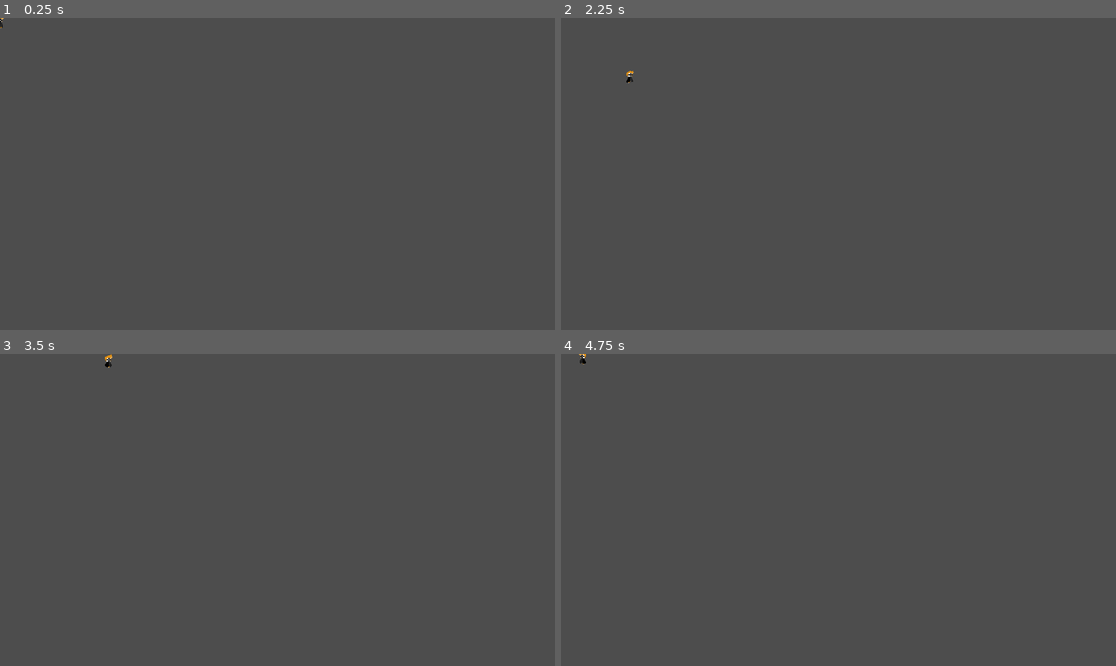
Above: before the commit, frames 1-4 (two rows, left to right).
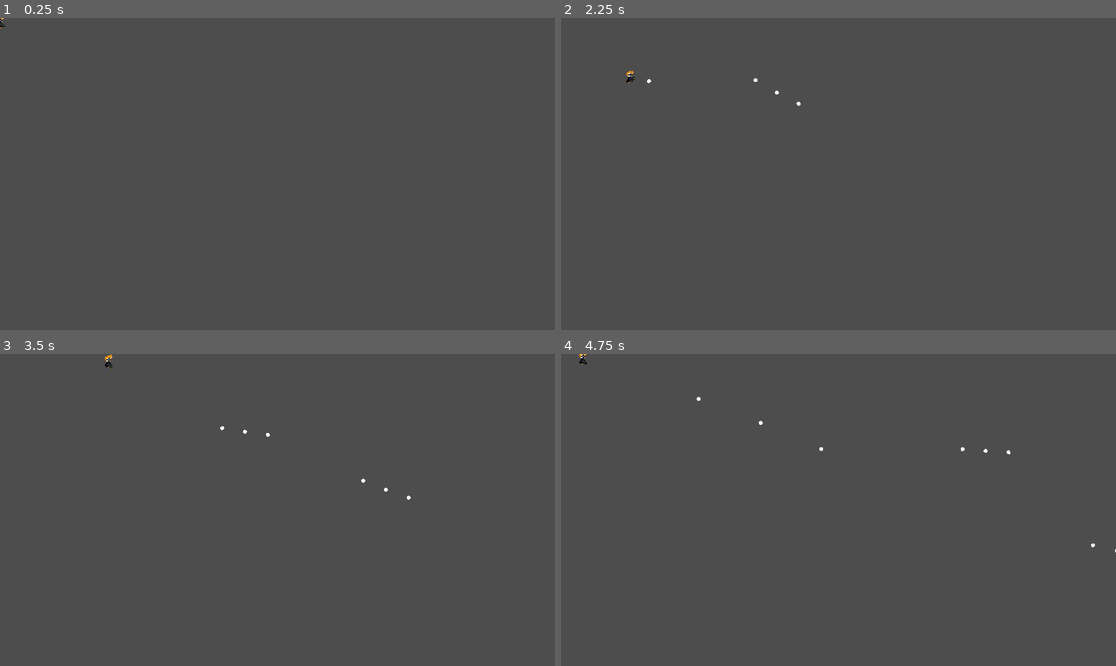
Above: after the commit, the same moments.

Repository: wn-10/GodotDocsStudy
Game: Godot game, scene res://level/scene/main_level.tscn
Two runs of this game, one before a commit and one after it. Both use one fixed random seed, a clock stepped at 60 frames per second and the inputs below.
Inputs (mouse positions are in pixels of both pictures, inside the frame that each line leads up to):
- Up to frame 1 (0.25 s): no input
- Up to frame 2 (2.25 s): tap Enter at 0.5 s; move the mouse to (960, 158) at 0.52 s; press the mouse at (960, 158) at 0.53 s; hold D (move_right) 0.53-1.28 s; move the mouse to (727, 189) at 1.27 s; release the mouse at (727, 189) at 1.28 s; hold S (move_down) 1.28-2.03 s; click (727, 189) at 1.35 s; move the mouse to (894, 105) at 2.02 s; press the mouse at (894, 105) at 2.03 s; hold D (move_right) from 2.03 s (still down)
- Up to frame 3 (3.5 s): move the mouse to (249, 572) at 2.77 s; release D (move_right) at 2.78 s; release the mouse at (249, 572) at 2.78 s; hold W (move_up) from 2.78 s (still down); click (249, 572) at 2.85 s
- Up to frame 4 (4.75 s): move the mouse to (1005, 556) at 3.52 s; release W (move_up) at 3.53 s; press the mouse at (1005, 556) at 3.53 s; hold A (move_left) from 3.53 s (still down); move the mouse to (672, 463) at 4.27 s; release the mouse at (672, 463) at 4.28 s; click (672, 463) at 4.35 s

The runs differ from the first frame. In frame 1, less than 0.1% of the frame differs, in the area x 0-2%, y 1-3%; in frame 2, less than 0.1%; in frame 3, less than 0.1%; in frame 4, less than 0.1%, in the area x 3-100%, y 0-64%.

Commit message:
添加枪和子弹

Diff:
--- /dev/null
+++ b/1_2d_roguelike/entities/scene/bullet/bullet.tscn
@@ -0,0 +1,18 @@
+[gd_scene load_steps=4 format=3 uid="uid://c4jna0mtotth0"]
+
+[ext_resource type="Texture2D" uid="uid://crkj6peq6haph" path="res://sprites/bullet.png" id="1_rdrg0"]
+[ext_resource type="Script" uid="uid://bomhk4ro7c48m" path="res://entities/script/bullet/bullet.gd" id="1_uvq35"]
+
+[sub_resource type="CircleShape2D" id="CircleShape2D_uvq35"]
+radius = 4.1231055
+
+[node name="Area2D" type="Area2D"]
+script = ExtResource("1_uvq35")
+
+[node name="Bullet" type="Sprite2D" parent="."]
+texture = ExtResource("1_rdrg0")
+
+[node name="CollisionShape2D" type="CollisionShape2D" parent="."]
+shape = SubResource("CircleShape2D_uvq35")
+
+[connection signal="body_entered" from="." to="." method="_on_body_entered"]
--- a/1_2d_roguelike/entities/scene/player/player.tscn
+++ b/1_2d_roguelike/entities/scene/player/player.tscn
@@ -1,7 +1,8 @@
-[gd_scene load_steps=10 format=3 uid="uid://bx6pfblso6k5p"]
+[gd_scene load_steps=11 format=3 uid="uid://bx6pfblso6k5p"]
 
 [ext_resource type="Script" uid="uid://opg7xpqoi66h" path="res://entities/script/player.gd" id="1_lcxn2"]
 [ext_resource type="Texture2D" uid="uid://d2bom40smqa0o" path="res://sprites/Player_metroid.png" id="1_m5bf7"]
+[ext_resource type="Texture2D" uid="uid://ckma5pij2yu5n" path="res://sprites/gun_1.png" id="3_l6po0"]
 
 [sub_resource type="Animation" id="Animation_lcxn2"]
 length = 0.001
@@ -181,3 +182,13 @@
 position = Vector2(0, 11)
 shape = SubResource("CircleShape2D_04ky3")
 debug_color = Color(0.987231, 0.0108936, 0.303602, 0.42)
+
+[node name="Gun" type="Node2D" parent="."]
+position = Vector2(0, 12)
+
+[node name="Sprite2D" type="Sprite2D" parent="Gun"]
+position = Vector2(6, 1)
+texture = ExtResource("3_l6po0")
+
+[node name="BulletPoint" type="Marker2D" parent="Gun/Sprite2D"]
+position = Vector2(7, -1)
--- /dev/null
+++ b/1_2d_roguelike/entities/script/bullet/bullet.gd
@@ -0,0 +1,12 @@
+extends Area2D
+
+
+@export var speed : int = 300
+
+
+func _process(delta: float) -> void:
+	position += Vector2.RIGHT.rotated(rotation) * speed * delta
+
+
+func _on_body_entered(body: Node2D) -> void:
+	print(body)
--- a/1_2d_roguelike/entities/script/player.gd
+++ b/1_2d_roguelike/entities/script/player.gd
@@ -3,7 +3,10 @@
 
 @export var speed : int = 150
 var input_direction = Vector2.ZERO
+var can_shoot = true #控制子弹是否可以发射
+var fire_rate : float = 0.3 #子弹发射的间隔时间
 @onready var animation_player: AnimationPlayer = $AnimationPlayer
+@onready var gun: Node2D = $Gun
 
 
 # Called when the node enters the scene tree for the first time.
@@ -18,6 +21,10 @@
 	move_and_slide()
 	#播放相应动画
 	play_animation()
+	#枪口跟随鼠标旋转
+	target_mouse()
+	#发射子弹
+	create_bullet()
 
 func get_input():
 	input_direction = Input.get_vector("move_left","move_right","move_up","move_down")
@@ -35,3 +42,36 @@
 		$Sprite2D.flip_h = true
 	if Input.is_action_pressed("move_right"):
 		$Sprite2D.flip_h = false
+
+
+func target_mouse():
+	# 获取鼠标全局位置
+	var mouse_global_pos = get_global_mouse_position()
+	# 计算枪到鼠标的方向向量（使用全局位置计算）
+	var direction = mouse_global_pos - gun.global_position
+	# 计算旋转角度
+	var angle = direction.angle()
+	# 应用旋转到枪节点
+	gun.rotation = angle
+	#翻转图片
+	$Gun/Sprite2D.flip_v = direction.x < 0
+	$Sprite2D.flip_h = direction.x < 0
+
+
+func create_bullet():
+	#实例化子弹
+	var bullet = preload("res://entities/scene/bullet/bullet.tscn").instantiate()
+	#添加子弹
+	if Input.is_action_pressed("shoot") and can_shoot:
+		get_tree().current_scene.add_child(bullet)
+		start_shoot()
+	#子弹朝鼠标方向射出
+	bullet.rotation = gun.rotation
+	#子弹初始位置
+	bullet.global_position = $Gun/Sprite2D/BulletPoint.global_position
+
+
+func start_shoot():
+	can_shoot = false
+	await get_tree().create_timer(fire_rate).timeout  # 等待冷却时间
+	can_shoot = true  # 冷却结束，允许再次发射
--- a/1_2d_roguelike/level/scene/main_level.tscn
+++ b/1_2d_roguelike/level/scene/main_level.tscn
@@ -5,3 +5,4 @@
 [node name="MainLevel" type="Node2D"]
 
 [node name="Player" parent="." instance=ExtResource("1_tue2r")]
+speed = null
--- a/1_2d_roguelike/project.godot
+++ b/1_2d_roguelike/project.godot
@@ -12,7 +12,7 @@
 
 config/name="1_2d_roguelike"
 run/main_scene="uid://b6rxk5ct8dbdi"
-config/features=PackedStringArray("4.4", "Forward Plus")
+config/features=PackedStringArray("4.5", "Forward Plus")
 config/icon="res://icon.svg"
 
 [file_customization]
@@ -47,6 +47,12 @@
 , Object(InputEventKey,"resource_local_to_scene":false,"resource_name":"","device":-1,"window_id":0,"alt_pressed":false …(186 unchanged characters)…
 ]
 }
+shoot={
+"deadzone": 0.2,
+"events": [Object(InputEventMouseButton,"resource_local_to_scene":false,"resource_name":"","device":-1,"window_id":0,"alt_pressed":false,"shift_pressed":false,"ctrl_pressed":false,"meta_pressed":false,"button_mask":1,"position":Vector2(188, 11),"global_position":Vector2(197, 59),"factor":1.0,"button_index":1,"canceled":false,"pressed":true,"double_click":false,"script":null)
+, Object(InputEventKey,"resource_local_to_scene":false,"resource_name":"","device":-1,"window_id":0,"alt_pressed":false,"shift_pressed":false,"ctrl_pressed":false,"meta_pressed":false,"pressed":false,"keycode":0,"physical_keycode":32,"key_label":0,"unicode":32,"location":0,"echo":false,"script":null)
+]
+}
 
 [rendering]
 
Not shown, added: 1_2d_roguelike/entities/script/bullet/bullet.gd.uid
